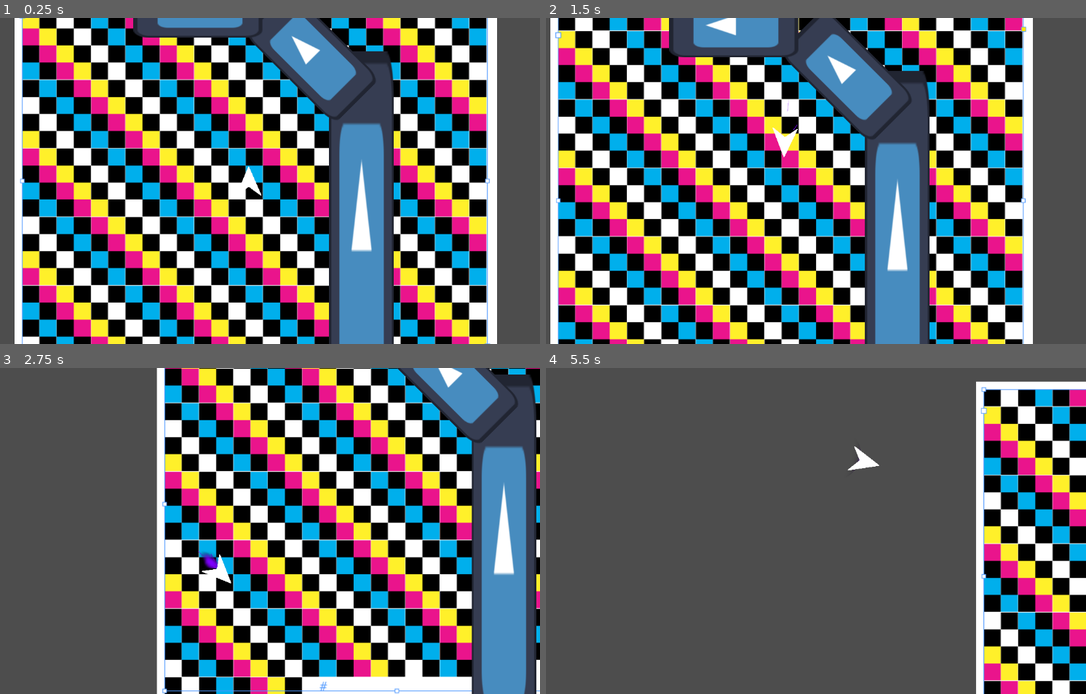
Above: before the commit, frames 1-4 (two rows, left to right).
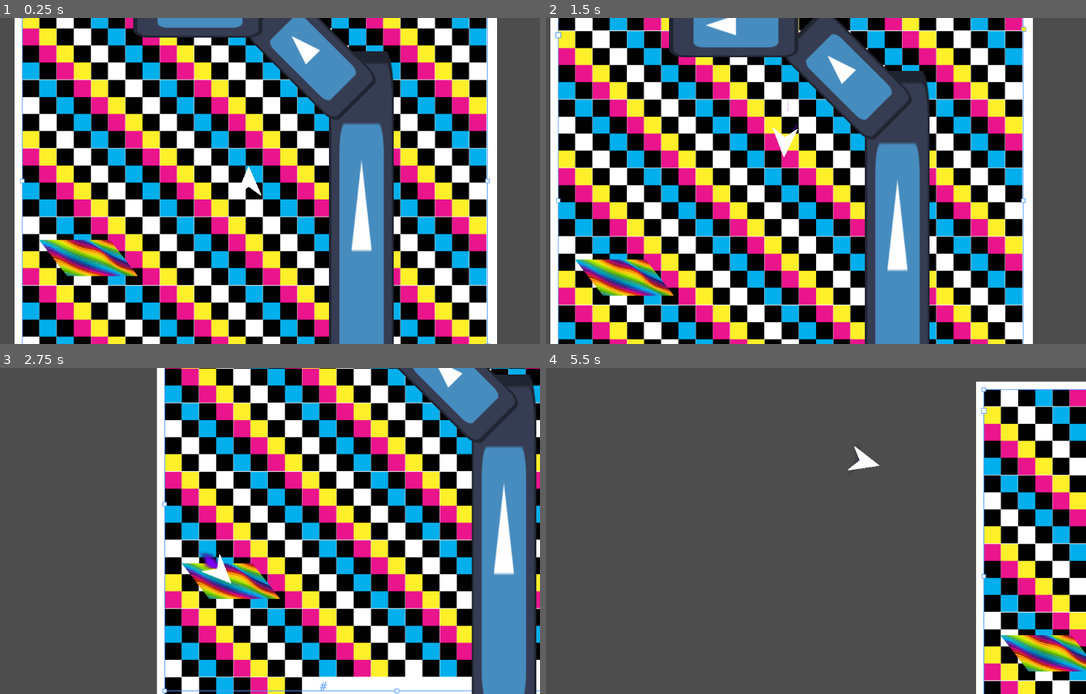
Above: after the commit, the same moments.

Repository: ParadoxArcher/Angle_Advantage
Game: Godot game, scene res://Scenes/GameScene.tscn
Two runs of this game, one before a commit and one after it. Both use one fixed random seed, a clock stepped at 60 frames per second and the inputs below. The engine's default icon, where the game draws it, is replaced by a stand-in: a white triangle on a blue panel in a dark square.
Inputs:
- Up to frame 1 (0.25 s): no input
- Up to frame 2 (1.5 s): tap Enter at 0.5 s; hold D (RotateRight) 0.53-1.28 s; hold W (Boost) 0.53-1.28 s; hold S (Back) from 1.28 s (still down); tap Space (Dodge) at 1.35 s
- Up to frame 3 (2.75 s): release S (Back) at 2.03 s; hold D (RotateRight) from 2.03 s (still down); hold W (Boost) from 2.03 s (still down)
- Up to frame 4 (5.5 s): release W (Boost) at 2.78 s; tap Space (Dodge) at 2.85, 4.35 s; release D (RotateRight) at 3.53 s; hold W (Boost) 3.53-4.28 s; hold A (RotateLeft) 3.53-5.03 s; hold S (Back) from 5.03 s (still down); hold W (Boost) from 5.03 s (still down)

The runs differ from the first frame. In frame 1, 1.5% of the frame differs, in the area x 7-26%, y 67-80%; in frame 2, 1.5%, in the area x 5-24%, y 73-86%; in frame 3, 1.3%; in frame 4, 1.4%.

Commit message:
vault backup: 2025-03-21 10:36:24

Diff:
--- a/zProject Files/Godot/Scenes/GameScene.tscn
+++ b/zProject Files/Godot/Scenes/GameScene.tscn
@@ -1,8 +1,10 @@
-[gd_scene load_steps=7 format=3 uid="uid://ctvqdcv7mbg4f"]
+[gd_scene load_steps=9 format=3 uid="uid://ctvqdcv7mbg4f"]
 
 [ext_resource type="PackedScene" uid="uid://u7p1uxpg5mr5" path="res://Scenes/Player.tscn" id="1_h4wmg"]
 [ext_resource type="Texture2D" uid="uid://dagthc88af6g6" path="res://Assets/Test/CMYKCheckerboard1.png" id="2_3lpfc"]
 [ext_resource type="Texture2D" uid="uid://bsoxmb2pwe8tu" path="res://Assets/Test/icon.svg" id="3_s4jx2"]
+[ext_resource type="Script" path="res://Scenes/Rainbowjpg.gd" id="5_3hlrh"]
+[ext_resource type="Texture2D" uid="uid://b1hvlxx3rpxcd" path="res://Assets/Test/Rainbowjpg.jpg" id="5_oim1y"]
 
 [sub_resource type="RectangleShape2D" id="RectangleShape2D_mdej7"]
 size = Vector2(255, 1537)
@@ -80,3 +82,9 @@
 [node name="Sprite2D" type="Sprite2D" parent="StaticBody2D3"]
 scale = Vector2(2, 4)
 texture = ExtResource("3_s4jx2")
+
+[node name="Rainbowjpg" type="Sprite2D" parent="."]
+position = Vector2(-634, 303)
+skew = -0.657989
+texture = ExtResource("5_oim1y")
+script = ExtResource("5_3hlrh")
--- a/zProject Files/Godot/Scenes/Rainbowjpg.gd
+++ b/zProject Files/Godot/Scenes/Rainbowjpg.gd
@@ -1,14 +1,16 @@
 extends Sprite2D
 
-var x = 0
-# Called when the node enters the scene tree for the first time.
+func _ready():
+	print(transform)
 
 # Called every frame. 'delta' is the elapsed time since the previous frame.
+var x = 0
+
 func _process(delta):
 	x += .02
-	var circle = cos(x)
+	var cycle = cos(x)
+
+	#transform.y = Vector2(-sin(.75), cos(.75))
+	#transform.x = Vector2(cos(.75), sin(.75))
 
 	print(transform)
-
-	transform.x.x = 2 * circle
-	transform.y.y = .5 * circle
Not shown, changed: .obsidian/workspace.json
